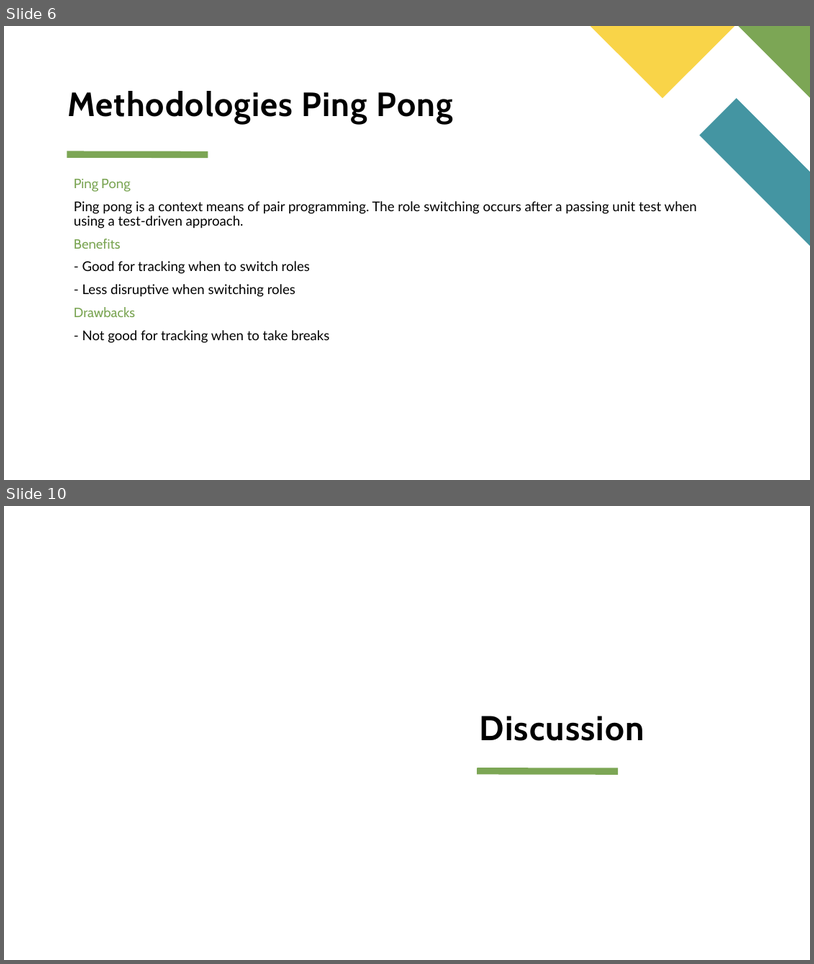
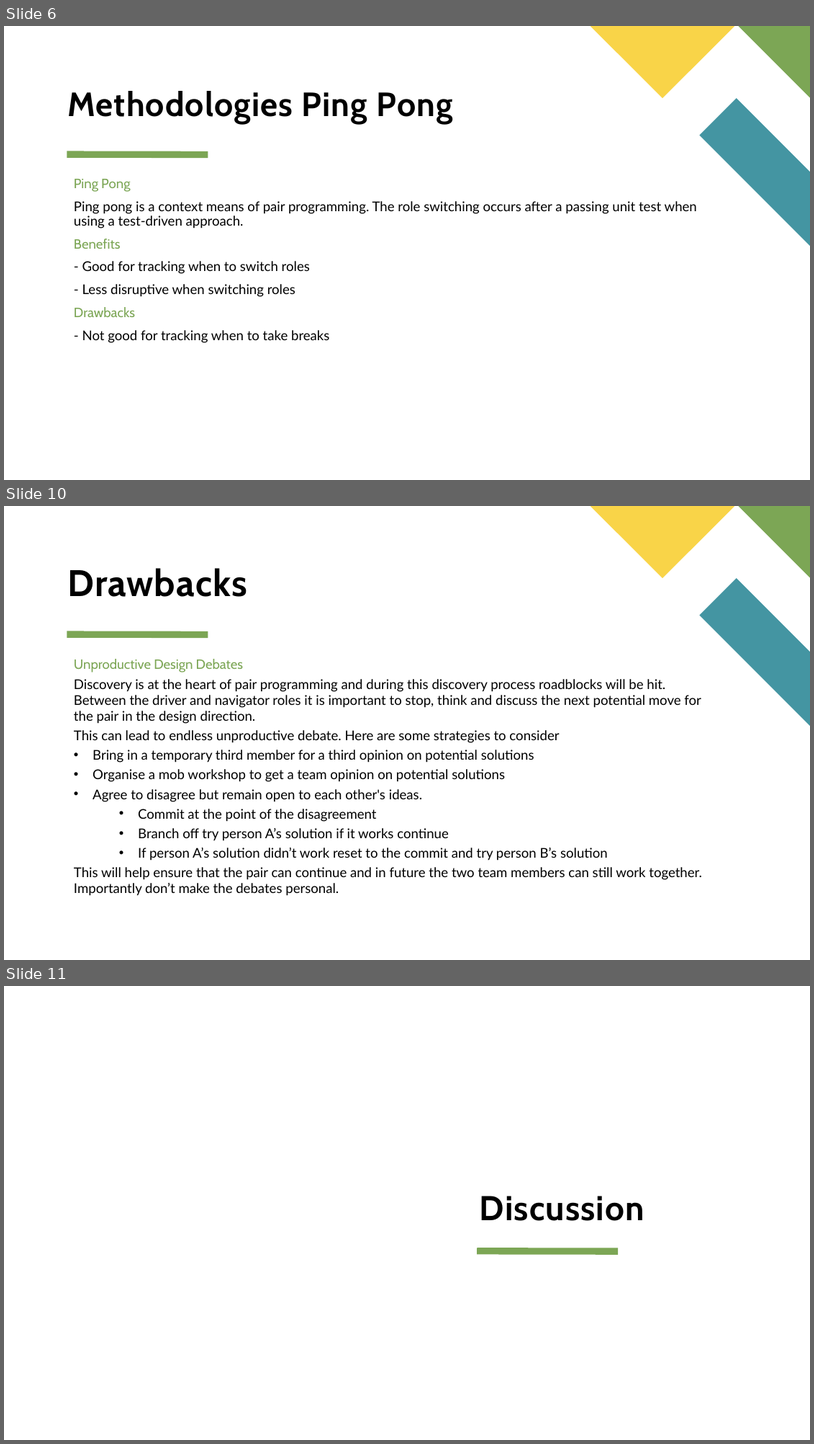
Before and after one commit to Steelstone3/Community-Of-Practice, a slide deck: presentations/Pair Programming.pptx. Shown one above the other, each under a label of ours: slides 6 and 10 before the commit, slides 6, 10 and 11 after it; the slides between them are not shown. The pictures are 814x964 and 814x1444 pixels, drawn with LibreOffice and Linux fonts; fonts in the diff are those of the drawing. Boxes give left, top, right and bottom in pixels: in the first picture for what was removed or moved away, otherwise in the second. Text is boxed around its words. In the diff, an @@ line names an element or a change of style, - is before the commit and + after.

```diff
--- a/presentations/Pair Programming.pptx
+++ b/presentations/Pair Programming.pptx
@@ slide 10 added at (4,506,810,960), background #FFFFFF; not listed: 4 template elements that a slide beside it also shows @@
@@ title added at (68,568,247,597), 44 pt, text #000000, bold @@
+Drawbacks
@@ text added at (74,659,702,896), 16 pt, text #000000 @@
+Unproductive Design Debates
+Discovery is at the heart of pair programming and during this discovery process roadblocks will be hit. Between the driver and navigator roles it is important to stop, think and discuss the next potential move for the pair in the design direction.
+This can lead to endless unproductive debate. Here are some strategies to consider
+• Bring in a temporary third member for a third opinion on potential solutions
+• Organise a mob workshop to get a team opinion on potential solutions
+• Agree to disagree but remain open to each other's ideas.
+  • Commit at the point of the disagreement
+  • Branch off try person A’s solution if it works continue
+  • If person A’s solution didn’t work reset to the commit and try person B’s solution
+This will help ensure that the pair can continue and in future the two team members can still work together. Importantly don’t make the debates personal.
@@ what was slide 10 is now slide 11 @@
```
Also in this commit, not shown: 4 slides changed, 2 other files.
